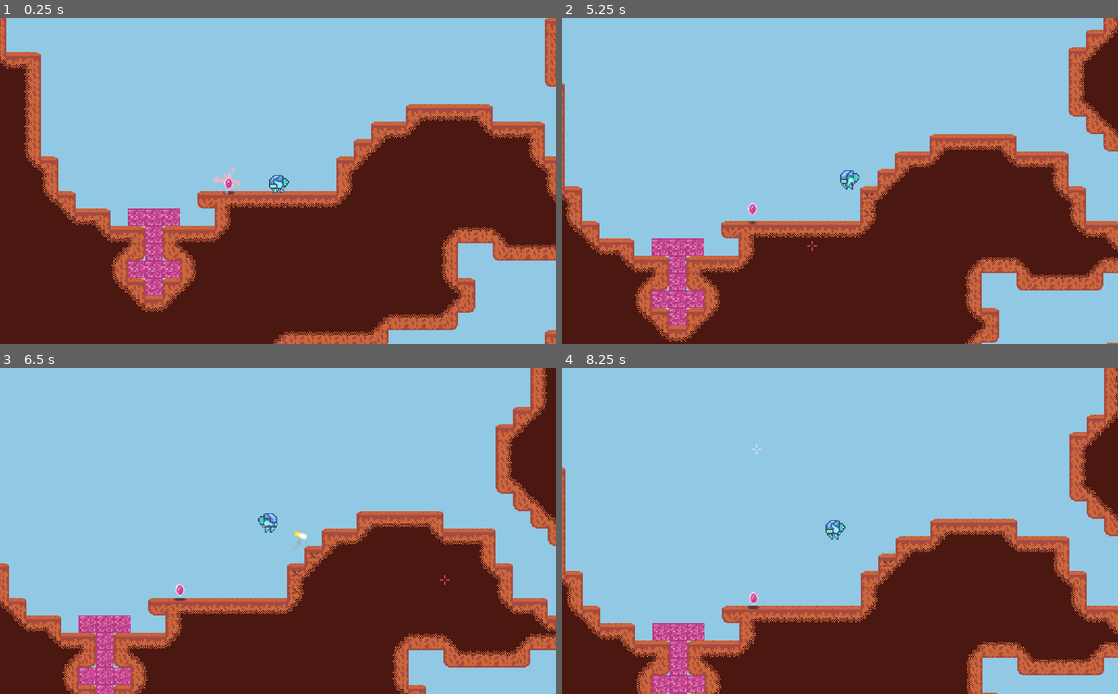
Above: before the commit, frames 1-4 (two rows, left to right).
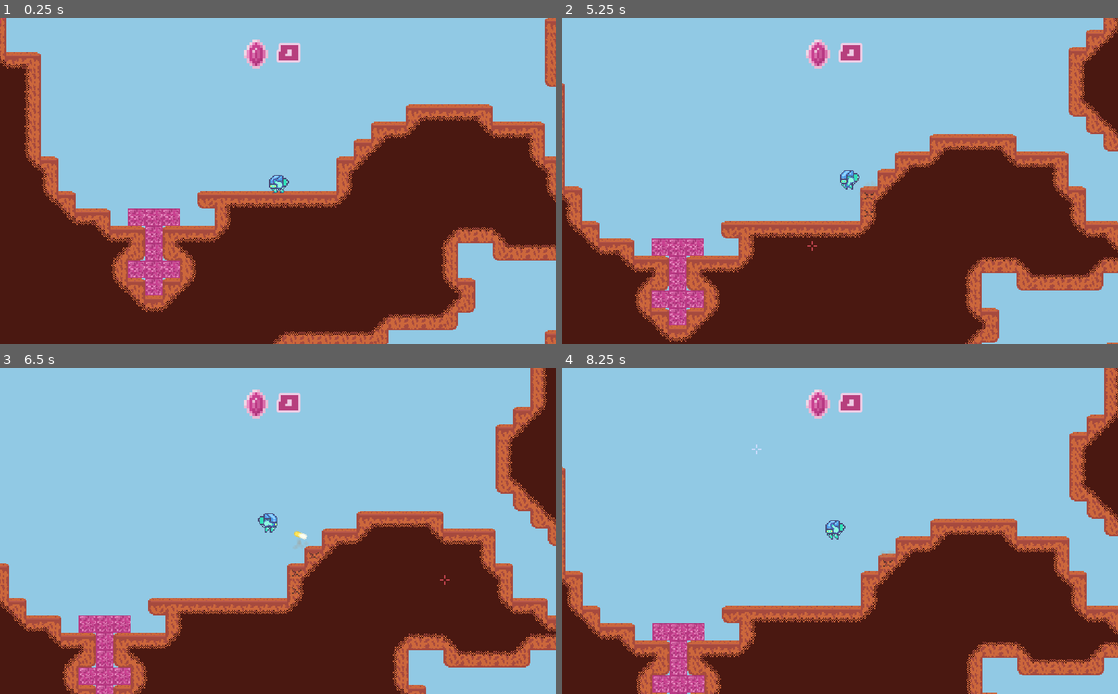
Above: after the commit, the same moments.

Repository: MichaelRRyan/Mecha-Miners
Game: Godot game, scene res://scenes/Gameplay.tscn
Same seed, same stepped clock (60 frames per second), same inputs: the game is played once before the commit and once after it.
Inputs (mouse positions are in pixels of both pictures, inside the frame that each line leads up to):
- Up to frame 1 (0.25 s): no input
- Up to frame 2 (5.25 s): tap Enter at 0.5 s; move the mouse to (962, 164) at 0.52 s; press the mouse at (962, 164) at 0.53 s; hold D (move_right) 0.53-1.28 s; tap W (jump) at 0.77, 1.52 s; move the mouse to (728, 197) at 1.27 s; release the mouse at (728, 197) at 1.28 s; hold A (move_left) 1.28-2 s; tap H (toggle_network_panel) at 1.35, 5.1 s; click (840, 200) at 2.02 s; type "12" at 2.1 s; click "Host" at 2.75 s; click "Join" at 3.5 s; move the mouse to (895, 109) at 4.27 s; press the mouse at (895, 109) at 4.28 s; hold D (move_right) from 4.28 s (still down); move the mouse to (812, 246) at 5.02 s; release the mouse at (812, 246) at 5.03 s
- Up to frame 3 (6.5 s): tap W (jump) at 5.27, 6.02 s; move the mouse to (444, 579) at 5.77 s; release D (move_right) at 5.78 s; press the mouse at (444, 579) at 5.78 s; hold A (move_left) from 5.78 s (still down)
- Up to frame 4 (8.25 s): move the mouse to (673, 482) at 6.52 s; release the mouse at (673, 482) at 6.53 s; tap H (toggle_network_panel) at 6.6, 8.1 s; tap W (jump) at 6.77 s; tap Space at 7.25 s; move the mouse to (867, 531) at 7.27 s; press the mouse at (867, 531) at 7.28 s; tap Enter at 8 s; move the mouse to (756, 449) at 8.02 s; release A (move_left) at 8.03 s; release the mouse at (756, 449) at 8.03 s; hold D (move_right) from 8.03 s (still down)

The runs differ from the first frame. In frame 1, 0.7% of the frame differs, in the area x 38-54%, y 6-55%; in frame 2, 0.6%; in frame 3, 0.6%; in frame 4, 0.6%.
Error in both runs: Invalid call. Nonexistent function 'close_server' in base 'Node (Network.gd)'. (res://scripts/NetworkPanel.gd:50)

Commit message:
Added crystal amount UI

Diff:
--- /dev/null
+++ b/scenes/CrystalsAmount.tscn
@@ -0,0 +1,55 @@
+[gd_scene load_steps=5 format=2]
+
+[ext_resource path="res://assets/images/spritesheet.png" type="Texture" id=1]
+[ext_resource path="res://assets/fonts/kraken.ttf" type="DynamicFontData" id=2]
+
+[sub_resource type="AtlasTexture" id=1]
+atlas = ExtResource( 1 )
+region = Rect2( 144, 80, 16, 16 )
+
+[sub_resource type="DynamicFont" id=2]
+size = 64
+outline_size = 4
+outline_color = Color( 0.945098, 0.807843, 0.901961, 1 )
+font_data = ExtResource( 2 )
+
+[node name="CrystalsAmount" type="Control"]
+anchor_left = 0.5
+anchor_top = 0.05
+anchor_right = 0.5
+anchor_bottom = 0.05
+margin_left = -145.5
+margin_right = 145.5
+margin_bottom = 78.0
+size_flags_horizontal = 2
+
+[node name="TextureRect" type="TextureRect" parent="."]
+anchor_left = 0.5
+anchor_top = 1.0
+anchor_right = 0.5
+anchor_bottom = 1.0
+margin_left = -78.0
+margin_top = -78.0
+margin_right = -145.5
+rect_min_size = Vector2( 78, 0 )
+texture = SubResource( 1 )
+stretch_mode = 5
+__meta__ = {
+"_edit_use_anchors_": false
+}
+
+[node name="Amount" type="Label" parent="."]
+anchor_left = 0.5
+anchor_top = 1.0
+anchor_right = 0.5
+anchor_bottom = 1.0
+margin_top = -78.0
+margin_right = 78.0
+size_flags_horizontal = 2
+size_flags_vertical = 3
+custom_colors/font_color = Color( 0.721569, 0.25098, 0.494118, 1 )
+custom_fonts/font = SubResource( 2 )
+text = "0"
+__meta__ = {
+"_edit_use_anchors_": false
+}
--- a/scenes/GUIManager.tscn
+++ b/scenes/GUIManager.tscn
@@ -1,107 +1,13 @@
-[gd_scene load_steps=5 format=2]
+[gd_scene load_steps=4 format=2]
 
-[ext_resource path="res://Resources/StyleBoxes/StandardButton.tres" type="StyleBox" id=1]
-[ext_resource path="res://scripts/NetworkPanel.gd" type="Script" id=2]
-
-[sub_resource type="StyleBoxFlat" id=1]
-bg_color = Color( 0.384314, 0.384314, 0.384314, 1 )
-expand_margin_left = 10.0
-expand_margin_right = 10.0
-expand_margin_top = 5.0
-expand_margin_bottom = 5.0
-
-[sub_resource type="StyleBoxFlat" id=2]
-bg_color = Color( 1, 1, 1, 1 )
-expand_margin_top = 5.0
-expand_margin_bottom = 5.0
+[ext_resource path="res://scenes/CrystalsAmount.tscn" type="PackedScene" id=1]
+[ext_resource path="res://scenes/NetworkPanel.tscn" type="PackedScene" id=2]
+[ext_resource path="res://scripts/GUIManager.gd" type="Script" id=3]
 
 [node name="GUIManager" type="CanvasLayer"]
 pause_mode = 2
+script = ExtResource( 3 )
 
-[node name="NetworkPanel" type="ColorRect" parent="."]
-visible = false
-anchor_right = 1.0
-anchor_bottom = 1.0
-margin_left = 50.0
-margin_top = 49.2509
-margin_right = -50.0
-margin_bottom = -50.7491
-color = Color( 0.129412, 0.145098, 0.211765, 0.784314 )
-script = ExtResource( 2 )
-__meta__ = {
-"_edit_use_anchors_": false
-}
+[node name="NetworkPanel" parent="." instance=ExtResource( 2 )]
 
-[node name="Content" type="VBoxContainer" parent="NetworkPanel"]
-anchor_left = 0.5
-anchor_right = 0.5
-anchor_bottom = 1.0
-margin_left = -194.0
-margin_top = 144.0
-margin_right = 194.0
-margin_bottom = -120.0
-custom_constants/separation = 20
-__meta__ = {
-"_edit_use_anchors_": false
-}
-
-[node name="IPLabel" type="Label" parent="NetworkPanel/Content"]
-margin_right = 388.0
-margin_bottom = 14.0
-text = "Private IP: 127.0.0.1"
-align = 1
-
-[node name="HostButton" type="Button" parent="NetworkPanel/Content"]
-margin_top = 34.0
-margin_right = 388.0
-margin_bottom = 48.0
-custom_colors/font_color = Color( 0, 0, 0, 1 )
-custom_styles/hover = ExtResource( 1 )
-custom_styles/pressed = ExtResource( 1 )
-custom_styles/focus = ExtResource( 1 )
-custom_styles/disabled = SubResource( 1 )
-custom_styles/normal = ExtResource( 1 )
-text = "Host"
-
-[node name="HostingStatus" type="Label" parent="NetworkPanel/Content"]
-margin_top = 68.0
-margin_right = 388.0
-margin_bottom = 82.0
-text = "Status: Not Hosting."
-align = 1
-
-[node name="Spacing" type="Label" parent="NetworkPanel/Content"]
-margin_top = 102.0
-margin_right = 388.0
-margin_bottom = 116.0
-
-[node name="IPInput" type="LineEdit" parent="NetworkPanel/Content"]
-margin_top = 136.0
-margin_right = 388.0
-margin_bottom = 150.0
-custom_colors/font_color = Color( 0, 0, 0, 1 )
-custom_styles/normal = SubResource( 2 )
-align = 1
-
-[node name="JoinButton" type="Button" parent="NetworkPanel/Content"]
-margin_top = 170.0
-margin_right = 388.0
-margin_bottom = 184.0
-custom_colors/font_color = Color( 0, 0, 0, 1 )
-custom_styles/hover = ExtResource( 1 )
-custom_styles/pressed = ExtResource( 1 )
-custom_styles/focus = ExtResource( 1 )
-custom_styles/normal = ExtResource( 1 )
-text = "Join"
-
-[node name="InvalidIP" type="Label" parent="NetworkPanel/Content"]
-visible = false
-margin_top = 204.0
-margin_right = 388.0
-margin_bottom = 218.0
-custom_colors/font_color = Color( 1, 0.372549, 0.372549, 1 )
-text = "The entered IP is not valid."
-align = 1
-
-[connection signal="pressed" from="NetworkPanel/Content/HostButton" to="NetworkPanel" method="_on_HostButton_pressed"]
-[connection signal="pressed" from="NetworkPanel/Content/JoinButton" to="NetworkPanel" method="_on_JoinButton_pressed"]
+[node name="CrystalsAmount" parent="." instance=ExtResource( 1 )]
--- a/scenes/Gameplay.tscn
+++ b/scenes/Gameplay.tscn
@@ -1,14 +1,15 @@
-[gd_scene load_steps=8 format=2]
+[gd_scene load_steps=7 format=2]
 
 [ext_resource path="res://scenes/Player.tscn" type="PackedScene" id=1]
 [ext_resource path="res://scenes/Terrain.tscn" type="PackedScene" id=2]
 [ext_resource path="res://scenes/GUIManager.tscn" type="PackedScene" id=3]
 [ext_resource path="res://scripts/BulletManager.gd" type="Script" id=4]
-[ext_resource path="res://scenes/CrystalShard.tscn" type="PackedScene" id=5]
 [ext_resource path="res://scenes/Cursor.tscn" type="PackedScene" id=6]
 [ext_resource path="res://scripts/PlayerManager.gd" type="Script" id=7]
 
 [node name="Gameplay" type="Node2D"]
+
+[node name="GUIManager" parent="." instance=ExtResource( 3 )]
 
 [node name="Terrain" parent="." instance=ExtResource( 2 )]
 
@@ -30,12 +31,9 @@
 [node name="BulletManager" type="Node2D" parent="." groups=["bullet_manager"]]
 script = ExtResource( 4 )
 
-[node name="GUIManager" parent="." instance=ExtResource( 3 )]
-
 [node name="Cursor" parent="." instance=ExtResource( 6 )]
 pause_mode = 2
 
 [node name="Particles" type="Node2D" parent="." groups=["particle_container"]]
 
-[node name="CrystalShard" parent="." instance=ExtResource( 5 )]
-position = Vector2( 45, 121 )
+[connection signal="crystal_amount_changed" from="PlayerManager/Player" to="GUIManager" method="_on_Player_crystal_amount_changed"]
--- /dev/null
+++ b/scenes/NetworkPanel.tscn
@@ -0,0 +1,104 @@
+[gd_scene load_steps=5 format=2]
+
+[ext_resource path="res://scripts/NetworkPanel.gd" type="Script" id=1]
+[ext_resource path="res://resources/style_boxes/StandardButton.tres" type="StyleBox" id=2]
+
+[sub_resource type="StyleBoxFlat" id=1]
+bg_color = Color( 0.384314, 0.384314, 0.384314, 1 )
+expand_margin_left = 10.0
+expand_margin_right = 10.0
+expand_margin_top = 5.0
+expand_margin_bottom = 5.0
+
+[sub_resource type="StyleBoxFlat" id=2]
+bg_color = Color( 1, 1, 1, 1 )
+expand_margin_top = 5.0
+expand_margin_bottom = 5.0
+
+[node name="NetworkPanel" type="ColorRect"]
+visible = false
+anchor_right = 1.0
+anchor_bottom = 1.0
+margin_left = 50.0
+margin_top = 49.2509
+margin_right = -50.0
+margin_bottom = -50.7491
+color = Color( 0.129412, 0.145098, 0.211765, 0.784314 )
+script = ExtResource( 1 )
+__meta__ = {
+"_edit_use_anchors_": false
+}
+
+[node name="Content" type="VBoxContainer" parent="."]
+anchor_left = 0.5
+anchor_right = 0.5
+anchor_bottom = 1.0
+margin_left = -194.0
+margin_top = 144.0
+margin_right = 194.0
+margin_bottom = -120.0
+custom_constants/separation = 20
+__meta__ = {
+"_edit_use_anchors_": false
+}
+
+[node name="IPLabel" type="Label" parent="Content"]
+margin_right = 388.0
+margin_bottom = 14.0
+text = "Private IP: 127.0.0.1"
+align = 1
+
+[node name="HostButton" type="Button" parent="Content"]
+margin_top = 34.0
+margin_right = 388.0
+margin_bottom = 48.0
+custom_colors/font_color = Color( 0, 0, 0, 1 )
+custom_styles/hover = ExtResource( 2 )
+custom_styles/pressed = ExtResource( 2 )
+custom_styles/focus = ExtResource( 2 )
+custom_styles/disabled = SubResource( 1 )
+custom_styles/normal = ExtResource( 2 )
+text = "Host"
+
+[node name="HostingStatus" type="Label" parent="Content"]
+margin_top = 68.0
+margin_right = 388.0
+margin_bottom = 82.0
+text = "Status: Not Hosting."
+align = 1
+
+[node name="Spacing" type="Label" parent="Content"]
+margin_top = 102.0
+margin_right = 388.0
+margin_bottom = 116.0
+
+[node name="IPInput" type="LineEdit" parent="Content"]
+margin_top = 136.0
+margin_right = 388.0
+margin_bottom = 150.0
+custom_colors/font_color = Color( 0, 0, 0, 1 )
+custom_styles/normal = SubResource( 2 )
+align = 1
+
+[node name="JoinButton" type="Button" parent="Content"]
+margin_top = 170.0
+margin_right = 388.0
+margin_bottom = 184.0
+custom_colors/font_color = Color( 0, 0, 0, 1 )
+custom_styles/hover = ExtResource( 2 )
+custom_styles/pressed = ExtResource( 2 )
+custom_styles/focus = ExtResource( 2 )
+custom_styles/normal = ExtResource( 2 )
+text = "Join"
+
+[node name="InvalidIP" type="Label" parent="Content"]
+visible = false
+margin_top = 204.0
+margin_right = 388.0
+margin_bottom = 218.0
+custom_colors/font_color = Color( 1, 0.372549, 0.372549, 1 )
+text = "The entered IP is not valid."
+align = 1
+
+[connection signal="pressed" from="Content/HostButton" to="." method="_on_HostButton_pressed"]
+[connection signal="pressed" from="Content/JoinButton" to="." method="_on_JoinButton_pressed"]
--- /dev/null
+++ b/scripts/GUIManager.gd
@@ -0,0 +1,5 @@
+extends CanvasLayer
+
+
+func _on_Player_crystal_amount_changed(total_crystals):
+	$CrystalsAmount/Amount.text = str(total_crystals)
--- a/scripts/Player.gd
+++ b/scripts/Player.gd
@@ -3,6 +3,7 @@
 tool
 
 signal died
+signal crystal_amount_changed(total_crystals)
 
 
 export var health : float = 5.0
@@ -241,6 +242,7 @@
 # -----------------------------------------------------------------------------
 func pickup_crystal():
 	crystals += 1
-
-
-# -----------------------------------------------------------------------------
+	emit_signal("crystal_amount_changed", crystals)
+
+
+# -----------------------------------------------------------------------------
Binary file added: assets/fonts/kraken.ttf
Renamed: Resources/StyleBoxes/StandardButton.tres -> resources/style_boxes/StandardButton.tres
